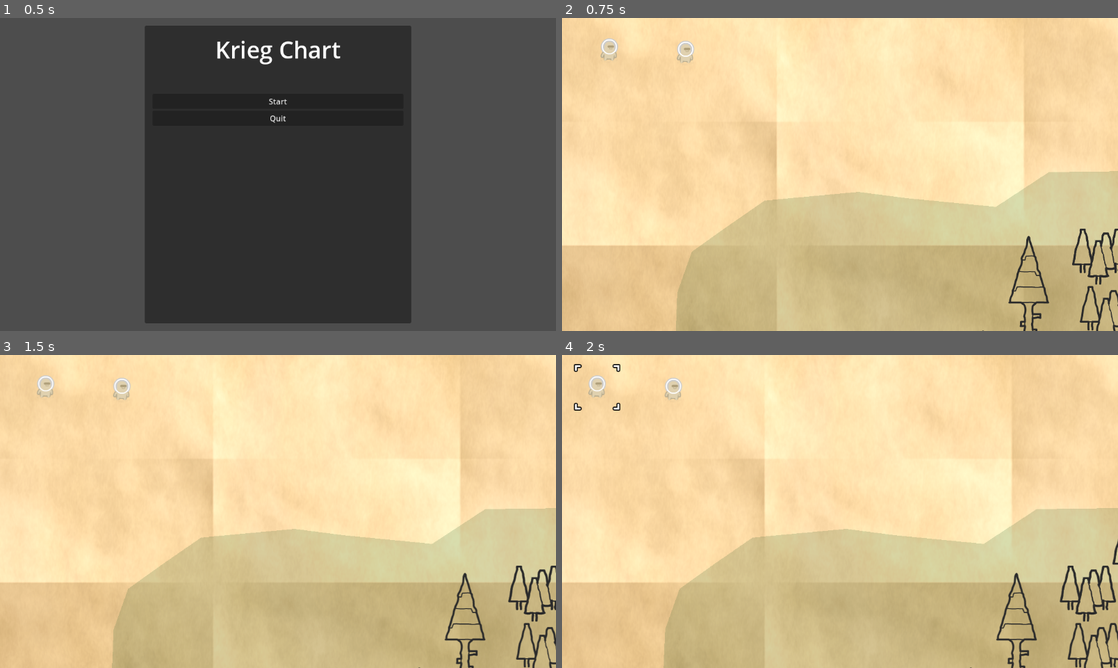
Above: before the commit, frames 1-4 (two rows, left to right).
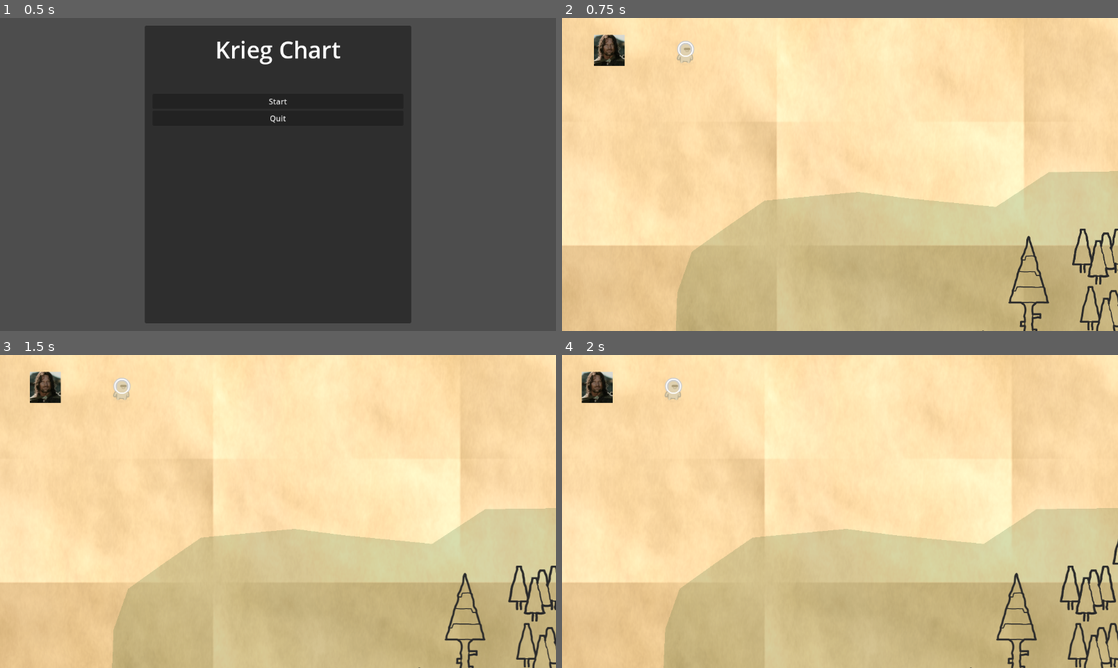
Above: after the commit, the same moments.

Repository: VAIVS/SD.Godot.ChartKrieg
Game: Godot game, scene res://UI/StartMenu/start_menu.tscn
Two runs of this game, one before a commit and one after it. Both use one fixed random seed, a clock stepped at 60 frames per second and the inputs below.
Inputs (mouse positions are in pixels of both pictures, inside the frame that each line leads up to):
- Up to frame 1 (0.5 s): no input
- Up to frame 2 (0.75 s): click "Start" at 0.5 s
- Up to frame 3 (1.5 s): tap Enter at 1.25 s; move the mouse to (50, 386) at 1.27 s; hold Right (ui_right) from 1.28 s (still down); tap A (press_a, bound only after the commit) at 1.35 s; click (50, 386) at 1.42 s
- Up to frame 4 (2 s): keep holding Right (ui_right); tap X (press_x, bound only after the commit) at 1.55 s

Frame 1 is identical in both runs. In frame 2, 0.6% of the frame differs, in the area x 5-12%, y 5-16%; in frame 3, 0.6%; in frame 4, 0.7%, in the area x 2-11%, y 2-18%.

Commit message:
Add simple army menu to see basic information of selected army.

Diff:
--- a/Components/Test/test_player.gd
+++ b/Components/Test/test_player.gd
@@ -9,6 +9,18 @@
 var nav_agent: NavigationAgent2D
 @export var target_node: Node2D = null
 @export var can_mountain: bool = false
+
+@onready var sprite_2d: Sprite2D = $Sprite2D
+
+
+
+var captain: Captain:
+	set(new_captain):
+		captain = new_captain
+		sprite_2d.texture = load(new_captain.captain_icon_path)
+
+var units: Array[Unit] = []
+
 
 func _ready():
 	nav_agent = $Navigation/NavigationAgent2D
--- a/Components/Test/test_player.tscn
+++ b/Components/Test/test_player.tscn
@@ -1,6 +1,5 @@
-[gd_scene load_steps=4 format=3 uid="uid://gjipc6fyqt0p"]
+[gd_scene load_steps=3 format=3 uid="uid://gjipc6fyqt0p"]
 
-[ext_resource type="Texture2D" uid="uid://btfcltcyxju5d" path="res://Assets/Test/test_character.png" id="1_44w43"]
 [ext_resource type="Script" path="res://Components/Test/test_player.gd" id="1_ivlxo"]
 
 [sub_resource type="CircleShape2D" id="CircleShape2D_vhppw"]
@@ -17,7 +16,6 @@
 shape = SubResource("CircleShape2D_vhppw")
 
 [node name="Sprite2D" type="Sprite2D" parent="."]
-texture = ExtResource("1_44w43")
 
 [node name="Navigation" type="Node2D" parent="."]
 
--- a/Data/UnitsStats/UnitStats.gd
+++ /dev/null
@@ -1,8 +0,0 @@
-extends Resource
-class_name UnitStats
-
-@export var health: float
-@export var speed: float
-@export var offense: float
-@export var defense: float
-@export var icon: CompressedTexture2D
--- a/Data/UnitsStats/scout.tres
+++ /dev/null
@@ -1,12 +0,0 @@
-[gd_resource type="Resource" script_class="UnitStats" load_steps=3 format=3 uid="uid://c7pff25ud1yuf"]
-
-[ext_resource type="Script" path="res://Data/UnitsStats/UnitStats.gd" id="1_lawnt"]
-[ext_resource type="Texture2D" uid="uid://c0itvsvatndx2" path="res://Assets/Units/Scout.png" id="1_w0mr2"]
-
-[resource]
-script = ExtResource("1_lawnt")
-health = 10.0
-speed = 150.0
-offense = 1.0
-defense = 5.0
-icon = ExtResource("1_w0mr2")
--- a/Data/UnitsStats/soldier.tres
+++ /dev/null
@@ -1,12 +0,0 @@
-[gd_resource type="Resource" script_class="UnitStats" load_steps=3 format=3 uid="uid://b7snav5p4wq8s"]
-
-[ext_resource type="Script" path="res://Data/UnitsStats/UnitStats.gd" id="1_dc7rn"]
-[ext_resource type="Texture2D" uid="uid://bsvdg851haky3" path="res://Assets/Units/Soldier.png" id="1_kdb5e"]
-
-[resource]
-script = ExtResource("1_dc7rn")
-health = 10.0
-speed = 50.0
-offense = 10.0
-defense = 10.0
-icon = ExtResource("1_kdb5e")
--- a/GameSystems/ArmySelectionManager/army_selection_manager.gd
+++ b/GameSystems/ArmySelectionManager/army_selection_manager.gd
@@ -8,8 +8,22 @@
 
 }
 
-func get_selection() -> Array:
-	return cursor_highlits_dic.keys()
+func get_selection() -> Array[TestPlayer]:
+	var selection = cursor_highlits_dic.keys()
+	var res : Array[TestPlayer] = []
+	res.append_array(selection)
+	return res
+
+func clear_selection() -> Array[TestPlayer]:
+	var res : Array[TestPlayer] = []
+	var armies = cursor_highlits_dic.keys()
+	for army: TestPlayer in armies:
+		cursor_highlits_dic[army].queue_free()
+		cursor_highlits_dic.erase(army)
+		game_state_manager.queue_game_state_event(GameStateManager.GameStateUnselectArmyEvent.new(army))
+	res.append_array(armies)
+	return res
+
 
 func handle_signal_on_army_selected(army: TestPlayer):
 	#In future, further modularize this
--- a/Scenes/salva/salva_test.gd
+++ b/Scenes/salva/salva_test.gd
@@ -3,7 +3,6 @@
 
 enum game_states {
 	MAPIDLE,
-	ARMY_ACTIONS,
 	ARMY_MENU
 }
 
@@ -12,6 +11,7 @@
 @onready var army_selection_manager: SelectionManager = $Systens/ArmySelectionManager
 @onready var queue: Array[GameStateEvent] = [];
 @onready var current_state: game_states = game_states.MAPIDLE
+@onready var army_menu: ArmyMenu = $UI/ArmyMenu
 
 
 @export var movement_marker_scene: PackedScene
@@ -24,10 +24,28 @@
 	for army: TestPlayer in armies.get_children():
 		army.sig_army_selected.connect(army_selection_manager.handle_signal_on_army_selected)
 
+
+	armies.get_children()[0].units.append(Soldier.new())
+	armies.get_children()[0].units[0].count = 2
+	armies.get_children()[0].captain = Captain_Arragorn.new()
+
+	armies.get_children()[1].units.append(Scout.new())
+	armies.get_children()[1].units[0].count = 3
+	armies.get_children()[1].captain = Captain_Shady.new()
+
+
 func _process(_delta: float) -> void:
+	if Input.is_action_just_pressed("press_a"):
+		queue_game_state_event(GameStatePressAEvent.new())
+	elif Input.is_action_just_pressed("press_x"):
+		queue_game_state_event(GameStatePressXEvent.new())
+	elif Input.is_action_just_pressed("press_esc"):
+		queue_game_state_event(GameStatePressESCEvent.new())
+
 	var gameEvent: GameStateEvent = queue.pop_front()
 	if gameEvent:
 		process_game_event(gameEvent)
+
 
 #Todo Move the handling of map controls into the WorlMap
 func set_new_marker(marker: MovementMarker) -> void:
@@ -55,14 +73,19 @@
 	# refactor this in a structure which can directly access the correct resolve-function by game state and event type
 	# Maybe a dictionary of some sort?
 	if current_state == game_states.MAPIDLE:
-		if game_event is GameStateSelectArmyEvent:
-			pass
-		elif game_event is GameStateSelectMultipleArmiesEvent:
-			pass
-		elif game_event is GameStateUnselectArmyEvent:
-			pass
-		elif game_event is GameStateClickedOnMapEvent:
+		if game_event is GameStateClickedOnMapEvent:
 			resolve_mapidle_clicked_on_map(game_event)
+		elif game_event is GameStatePressAEvent:
+			resolve_mapidle_pressed_a()
+		elif game_event is GameStatePressXEvent:
+			resolve_mapidle_pressed_x()
+	elif current_state == game_states.ARMY_MENU:
+		if game_event is GameStatePressESCEvent:
+			resolve_armymenu_pressed_ESC()
+		if game_event is GameStatePressAEvent:
+			resolve_armymenu_pressed_ESC()
+
+
 
 func resolve_mapidle_clicked_on_map(event: GameStateClickedOnMapEvent) -> void:
 	var selection : Array = army_selection_manager.get_selection()
@@ -73,6 +96,21 @@
 			army.target_node = marker
 			army.start_navigation()
 		set_new_marker(marker)
+
+func resolve_mapidle_pressed_a() -> void:
+	var selection : Array[TestPlayer]= army_selection_manager.get_selection()
+	if selection.size() == 1:
+		army_menu.display_menu(selection[0])
+		current_state = game_states.ARMY_MENU
+
+func resolve_mapidle_pressed_x() -> void:
+	army_selection_manager.clear_selection()
+
+func resolve_armymenu_pressed_ESC() -> void:
+	army_menu.visible = false
+	current_state = game_states.MAPIDLE
+
+
 
 class GameStateEvent:
 	var object
@@ -108,3 +146,15 @@
 			var res : Array[TestPlayer] = []
 			res.append_array(object)
 			return res as Array[TestPlayer]
+
+class GameStatePressAEvent extends GameStateEvent:
+	func _init():
+		super(null)
+
+class GameStatePressXEvent extends GameStateEvent:
+	func _init():
+		super(null)
+
+class GameStatePressESCEvent extends GameStateEvent:
+	func _init():
+		super(null)
--- /dev/null
+++ b/Scripts/Captains/Captain.gd
@@ -0,0 +1,7 @@
+extends Object
+class_name Captain
+
+var captain_name: String
+var captain_icon_path: String
+
+# provide virtual functions to handle ability interactions and resolutions
--- /dev/null
+++ b/Scripts/Captains/Captain_Arragorn.gd
@@ -0,0 +1,8 @@
+extends Captain
+class_name Captain_Arragorn
+
+func _init():
+	captain_icon_path ="res://Assets/Units/Aragorn.png"
+	captain_name = "Arragorn"
+
+# override virtual classes and add extra functionality which only the captain "Arragorn" has.
--- /dev/null
+++ b/Scripts/Captains/Captain_Shady.gd
@@ -0,0 +1,8 @@
+extends Captain
+class_name Captain_Shady
+
+func _init():
+	captain_icon_path = "res://Assets/Test/test_character.png"
+	captain_name = "Captain Shady"
+
+# override virtual classes and add extra functionality which only the captain "Arragorn" has.
--- /dev/null
+++ b/Scripts/Units/Unit.gd
@@ -0,0 +1,9 @@
+extends Object
+class_name Unit
+
+var movement: float
+var unit_name: String
+var count: int
+var attack: float
+var defense: float
+var icon_path: String
--- /dev/null
+++ b/Scripts/Units/unit_scout.gd
@@ -0,0 +1,9 @@
+extends Unit
+class_name Scout
+
+func _init():
+	movement = 20.0
+	unit_name = "Scout"
+	attack = 1.0
+	defense = 5.0
+	icon_path = "res://Assets/Units/Scout.png"
--- /dev/null
+++ b/Scripts/Units/unit_soldier.gd
@@ -0,0 +1,9 @@
+extends Unit
+class_name Soldier
+
+func _init():
+	movement = 10.0
+	unit_name = "Soldier"
+	attack = 10.0
+	defense = 10.0
+	icon_path = "res://Assets/Units/Soldier.png"
--- /dev/null
+++ b/UI/ArmyMenu/army_menu.gd
@@ -0,0 +1,31 @@
+extends Control
+class_name ArmyMenu
+
+@onready var captain_icon: TextureRect = $MarginContainer/Panel/VBoxContainer/BoxContainer/CaptainIcon
+@onready var label_captain_name: Label = $MarginContainer/Panel/VBoxContainer/LabelCaptainName
+@onready var unit_v_box: VBoxContainer = $MarginContainer/Panel/UnitVBox
+
+@export var unit_box_scene: PackedScene
+
+func display_menu(army: TestPlayer) -> void:
+	build_ui(army)
+	visible = true
+
+func reset_ui() -> void:
+
+	while unit_v_box.get_child_count() > 0:
+		var child = unit_v_box.get_child(0)
+		unit_v_box.remove_child(child)
+		child.queue_free()
+
+
+func build_ui(army: TestPlayer) -> void:
+	reset_ui()
+	captain_icon.texture = load(army.captain.captain_icon_path)
+	label_captain_name.text = army.captain.captain_name
+
+	if army.units:
+		for unit: Unit in army.units:
+			var unit_box: ArmyMenu_UnitBox = unit_box_scene.instantiate() as ArmyMenu_UnitBox
+			unit_v_box.add_child(unit_box)
+			unit_box.init_ui(unit)
--- a/UI/ArmyMenu/army_menu.tscn
+++ b/UI/ArmyMenu/army_menu.tscn
@@ -1,14 +1,10 @@
-[gd_scene load_steps=6 format=3 uid="uid://bjk64vjmrv2yj"]
+[gd_scene load_steps=4 format=3 uid="uid://bjk64vjmrv2yj"]
 
-[ext_resource type="Texture2D" uid="uid://btfcltcyxju5d" path="res://Assets/Test/test_character.png" id="1_w6ifk"]
-[ext_resource type="Texture2D" uid="uid://c0itvsvatndx2" path="res://Assets/Units/Scout.png" id="2_jje2w"]
-[ext_resource type="Texture2D" uid="uid://bsvdg851haky3" path="res://Assets/Units/Soldier.png" id="3_lukix"]
+[ext_resource type="Script" path="res://UI/ArmyMenu/army_menu.gd" id="1_hacue"]
+[ext_resource type="PackedScene" uid="uid://b3f73c4ssu7yx" path="res://UI/ArmyMenu/unit_box.tscn" id="3_dxt2y"]
 
 [sub_resource type="LabelSettings" id="LabelSettings_8et4j"]
 font_size = 32
-
-[sub_resource type="LabelSettings" id="LabelSettings_majtp"]
-font_size = 24
 
 [node name="ArmyMenu" type="Control"]
 layout_mode = 3
@@ -17,6 +13,8 @@
 anchor_bottom = 1.0
 grow_horizontal = 2
 grow_vertical = 2
+script = ExtResource("1_hacue")
+unit_box_scene = ExtResource("3_dxt2y")
 
 [node name="MarginContainer" type="MarginContainer" parent="."]
 layout_mode = 1
@@ -45,14 +43,13 @@
 [node name="CaptainIcon" type="TextureRect" parent="MarginContainer/Panel/VBoxContainer/BoxContainer"]
 custom_minimum_size = Vector2(128, 128)
 layout_mode = 2
-texture = ExtResource("1_w6ifk")
 
 [node name="LabelCaptainName" type="Label" parent="MarginContainer/Panel/VBoxContainer"]
 layout_mode = 2
 text = "Captain Shady"
 label_settings = SubResource("LabelSettings_8et4j")
 
-[node name="VBoxContainer2" type="VBoxContainer" parent="MarginContainer/Panel"]
+[node name="UnitVBox" type="VBoxContainer" parent="MarginContainer/Panel"]
 layout_mode = 1
 anchors_preset = 13
 anchor_left = 0.5
@@ -62,55 +59,3 @@
 offset_right = 158.5
 grow_horizontal = 2
 grow_vertical = 2
-
-[node name="HBoxContainer" type="HBoxContainer" parent="MarginContainer/Panel/VBoxContainer2"]
-layout_mode = 2
-
-[node name="UnitIcon" type="TextureRect" parent="MarginContainer/Panel/VBoxContainer2/HBoxContainer"]
-layout_mode = 2
-texture = ExtResource("2_jje2w")
-
-[node name="Spacer" type="Control" parent="MarginContainer/Panel/VBoxContainer2/HBoxContainer"]
-custom_minimum_size = Vector2(30, 0)
-layout_mode = 2
-
-[node name="LabelUnitName" type="Label" parent="MarginContainer/Panel/VBoxContainer2/HBoxContainer"]
-custom_minimum_size = Vector2(150, 0)
-layout_mode = 2
-text = "Scout"
-
-[node name="Spacer2" type="Control" parent="MarginContainer/Panel/VBoxContainer2/HBoxContainer"]
-custom_minimum_size = Vector2(30, 0)
-layout_mode = 2
-
-[node name="LabelAmount" type="Label" parent="MarginContainer/Panel/VBoxContainer2/HBoxContainer"]
-custom_minimum_size = Vector2(20, 0)
-layout_mode = 2
-text = "2"
-label_settings = SubResource("LabelSettings_majtp")
-
-[node name="HBoxContainer2" type="HBoxContainer" parent="MarginContainer/Panel/VBoxContainer2"]
-layout_mode = 2
-
-[node name="UnitIcon" type="TextureRect" parent="MarginContainer/Panel/VBoxContainer2/HBoxContainer2"]
-layout_mode = 2
-texture = ExtResource("3_lukix")
-
-[node name="Spacer" type="Control" parent="MarginContainer/Panel/VBoxContainer2/HBoxContainer2"]
-custom_minimum_size = Vector2(30, 0)
-layout_mode = 2
-
-[node name="LabelUnitName" type="Label" parent="MarginContainer/Panel/VBoxContainer2/HBoxContainer2"]
-custom_minimum_size = Vector2(150, 0)
-layout_mode = 2
-text = "Soldier"
-
-[node name="Spacer2" type="Control" parent="MarginContainer/Panel/VBoxContainer2/HBoxContainer2"]
-custom_minimum_size = Vector2(30, 0)
-layout_mode = 2
-
-[node name="LabelAmount" type="Label" parent="MarginContainer/Panel/VBoxContainer2/HBoxContainer2"]
-custom_minimum_size = Vector2(20, 0)
-layout_mode = 2
-text = "3"
-label_settings = SubResource("LabelSettings_majtp")
--- /dev/null
+++ b/UI/ArmyMenu/unit_box.gd
@@ -0,0 +1,12 @@
+extends HBoxContainer
+class_name ArmyMenu_UnitBox
+
+@onready var unit_icon: TextureRect = $UnitIcon
+@onready var label_unit_name: Label = $LabelUnitName
+@onready var label_amount: Label = $LabelAmount
+
+
+func init_ui(unit: Unit):
+	unit_icon.texture = load(unit.icon_path)
+	label_amount.text = str(unit.count)
+	label_unit_name.text = unit.unit_name
--- /dev/null
+++ b/UI/ArmyMenu/unit_box.tscn
@@ -0,0 +1,31 @@
+[gd_scene load_steps=3 format=3 uid="uid://b3f73c4ssu7yx"]
+
+[ext_resource type="Script" path="res://UI/ArmyMenu/unit_box.gd" id="1_ex2ny"]
+
+[sub_resource type="LabelSettings" id="LabelSettings_majtp"]
+font_size = 24
+
+[node name="UnitBox" type="HBoxContainer"]
+script = ExtResource("1_ex2ny")
+
+[node name="UnitIcon" type="TextureRect" parent="."]
+layout_mode = 2
+
+[node name="Spacer" type="Control" parent="."]
+custom_minimum_size = Vector2(30, 0)
+layout_mode = 2
+
+[node name="LabelUnitName" type="Label" parent="."]
+custom_minimum_size = Vector2(150, 0)
+layout_mode = 2
+text = "Scout"
+
+[node name="Spacer2" type="Control" parent="."]
+custom_minimum_size = Vector2(30, 0)
+layout_mode = 2
+
+[node name="LabelAmount" type="Label" parent="."]
+custom_minimum_size = Vector2(20, 0)
+layout_mode = 2
+text = "2"
+label_settings = SubResource("LabelSettings_majtp")
--- a/project.godot
+++ b/project.godot
@@ -33,6 +33,21 @@
 , Object(InputEventKey,"resource_local_to_scene":false,"resource_name":"","device":-1,"window_id":0,"alt_pressed":false,"shift_pressed":false,"ctrl_pressed":false,"meta_pressed":false,"pressed":false,"keycode":0,"physical_keycode":50,"key_label":0,"unicode":50,"echo":false,"script":null)
 ]
 }
+press_a={
+"deadzone": 0.5,
+"events": [Object(InputEventKey,"resource_local_to_scene":false,"resource_name":"","device":-1,"window_id":0,"alt_pressed":false,"shift_pressed":false,"ctrl_pressed":false,"meta_pressed":false,"pressed":false,"keycode":0,"physical_keycode":65,"key_label":0,"unicode":97,"echo":false,"script":null)
+]
+}
+press_esc={
+"deadzone": 0.5,
+"events": [Object(InputEventKey,"resource_local_to_scene":false,"resource_name":"","device":-1,"window_id":0,"alt_pressed":false,"shift_pressed":false,"ctrl_pressed":false,"meta_pressed":false,"pressed":false,"keycode":0,"physical_keycode":4194305,"key_label":0,"unicode":0,"echo":false,"script":null)
+]
+}
+press_x={
+"deadzone": 0.5,
+"events": [Object(InputEventKey,"resource_local_to_scene":false,"resource_name":"","device":-1,"window_id":0,"alt_pressed":false,"shift_pressed":false,"ctrl_pressed":false,"meta_pressed":false,"pressed":false,"keycode":0,"physical_keycode":88,"key_label":0,"unicode":120,"echo":false,"script":null)
+]
+}
 
 [input_devices]
 
